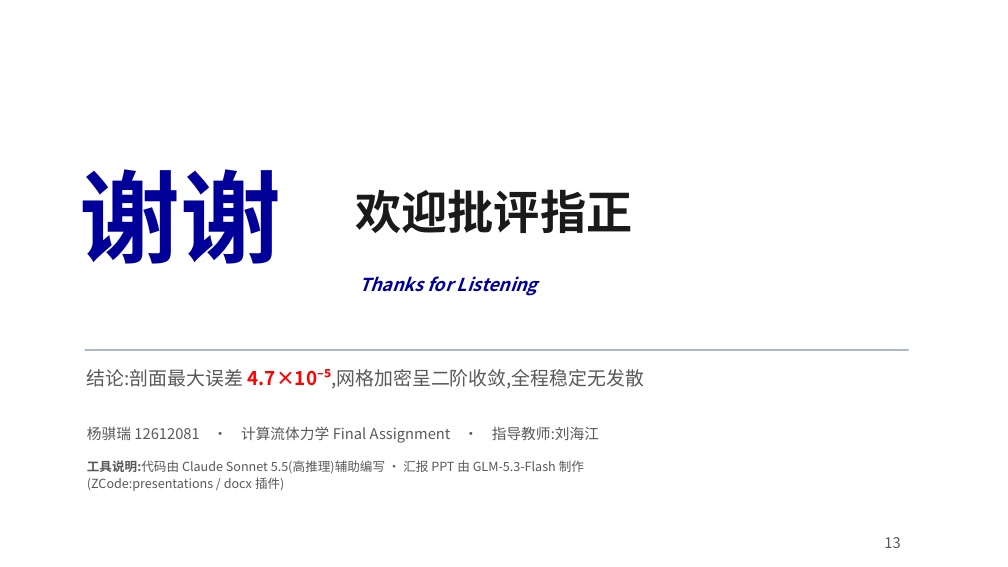
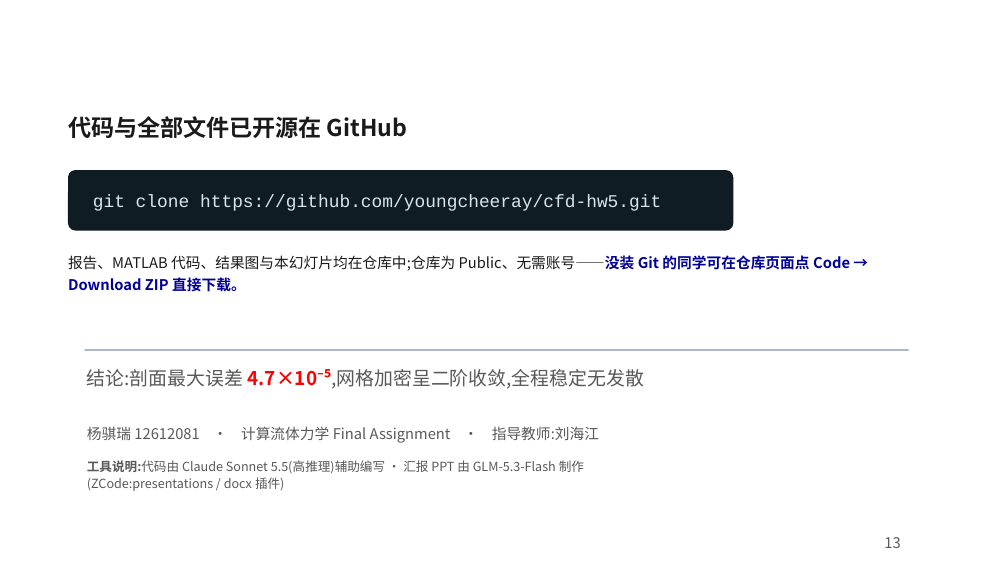
Before and after one commit to youngcheeray/cfd-hw5, a slide deck: slide 13 of 作业汇报_HW5.pptx. Drawn at 1008x567 pixels with LibreOffice and Linux fonts; fonts in the diff are those of the drawing. Boxes give left, top, right and bottom in pixels: in the first picture for what was removed or moved away, otherwise in the second. Text is boxed around its words. In the diff, an @@ line names an element or a change of style, - is before the commit and + after.

Commit message:
结尾页添加 GitHub 获取方式

```diff
--- a/作业汇报_HW5.pptx
+++ b/作业汇报_HW5.pptx
@@ text added at (68, 116, 407, 138), 22 pt, text #1A1A1A, bold @@
+代码与全部文件已开源在 GitHub
@@ rounded rectangle added at (68, 170, 734, 231), fill #0F1C24, 17 pt, text #D8E6EC @@
+git clone https://github.com/youngcheeray/cfd-hw5.git
@@ text removed at (79, 169, 281, 264) @@
-谢谢
@@ text removed at (355, 189, 632, 233) @@
-欢迎批评指正
@@ text added at (68, 255, 850, 292), 14 pt, text #1A1A1A @@
+报告、MATLAB 代码、结果图与本幻灯片均在仓库中;仓库为 Public、无需账号——没装 Git 的同学可在仓库页面点 Code → Download ZIP 直接下载。
@@ text removed at (359, 276, 538, 296) @@
-Thanks for Listening
```
